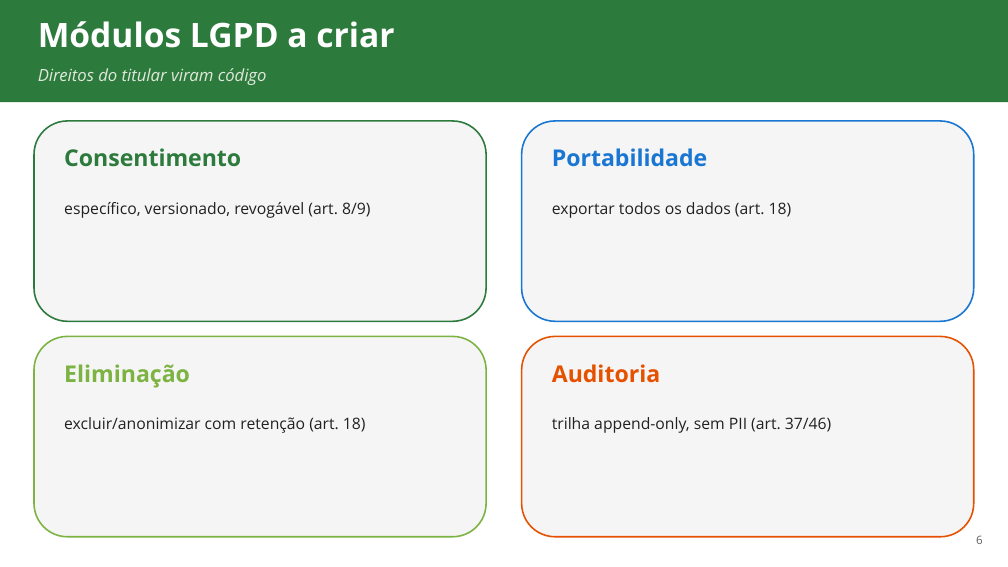
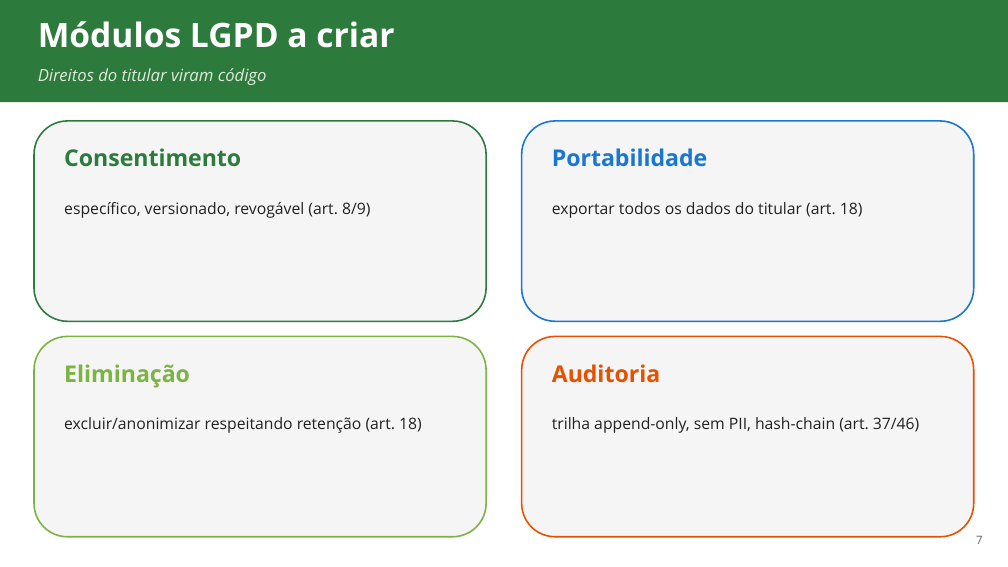
Before and after one commit to ads-sapucaia-ssc/SSC, a slide deck: slide 7 of aulas/aula-06-implementacao-segura.pptx (slide 6 before the commit). Drawn at 1008x567 pixels with LibreOffice and Linux fonts; fonts in the diff are those of the drawing. Boxes give left, top, right and bottom in pixels: in the first picture for what was removed or moved away, otherwise in the second. Text is boxed around its words. In the diff, an @@ line names an element or a change of style, - is before the commit and + after.

```diff
--- a/aulas/aula-06-implementacao-segura.pptx
+++ b/aulas/aula-06-implementacao-segura.pptx
@@ text at (552,202,863,218): text changed @@
-exportar todos os dados (art. 18)
+exportar todos os dados do titular (art. 18)
@@ text at (64,417,422,433): text changed @@
-excluir/anonimizar com retenção (art. 18)
+excluir/anonimizar respeitando retenção (art. 18)
@@ text at (552,417,919,433): text changed @@
-trilha append-only, sem PII (art. 37/46)
+trilha append-only, sem PII, hash-chain (art. 37/46)
@@ text at (976,536,983,544): text changed @@
-6
+7
```
Also in this commit, not shown: 3 other slides changed, 1 slide added, 10 other files.
